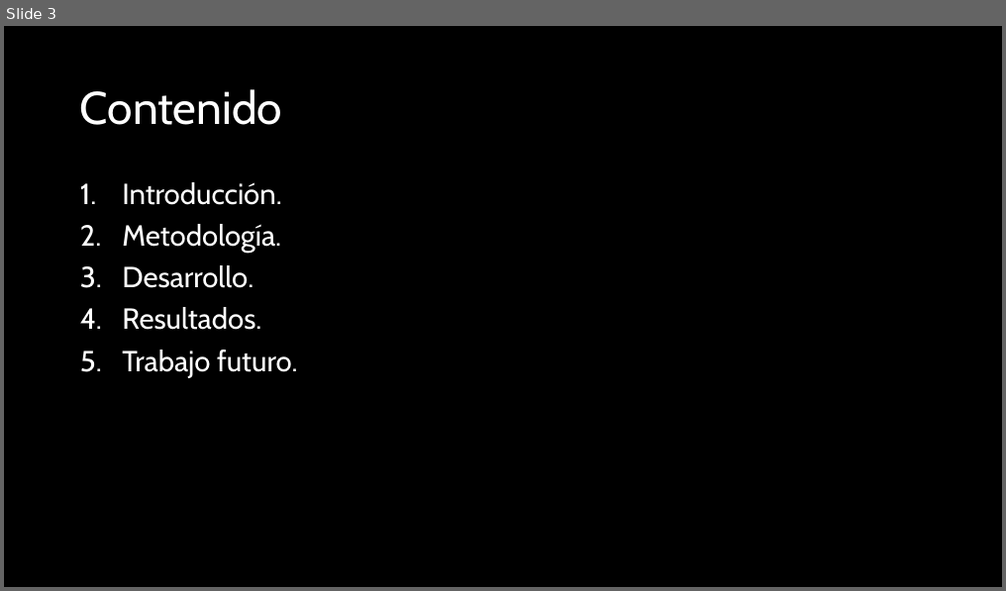
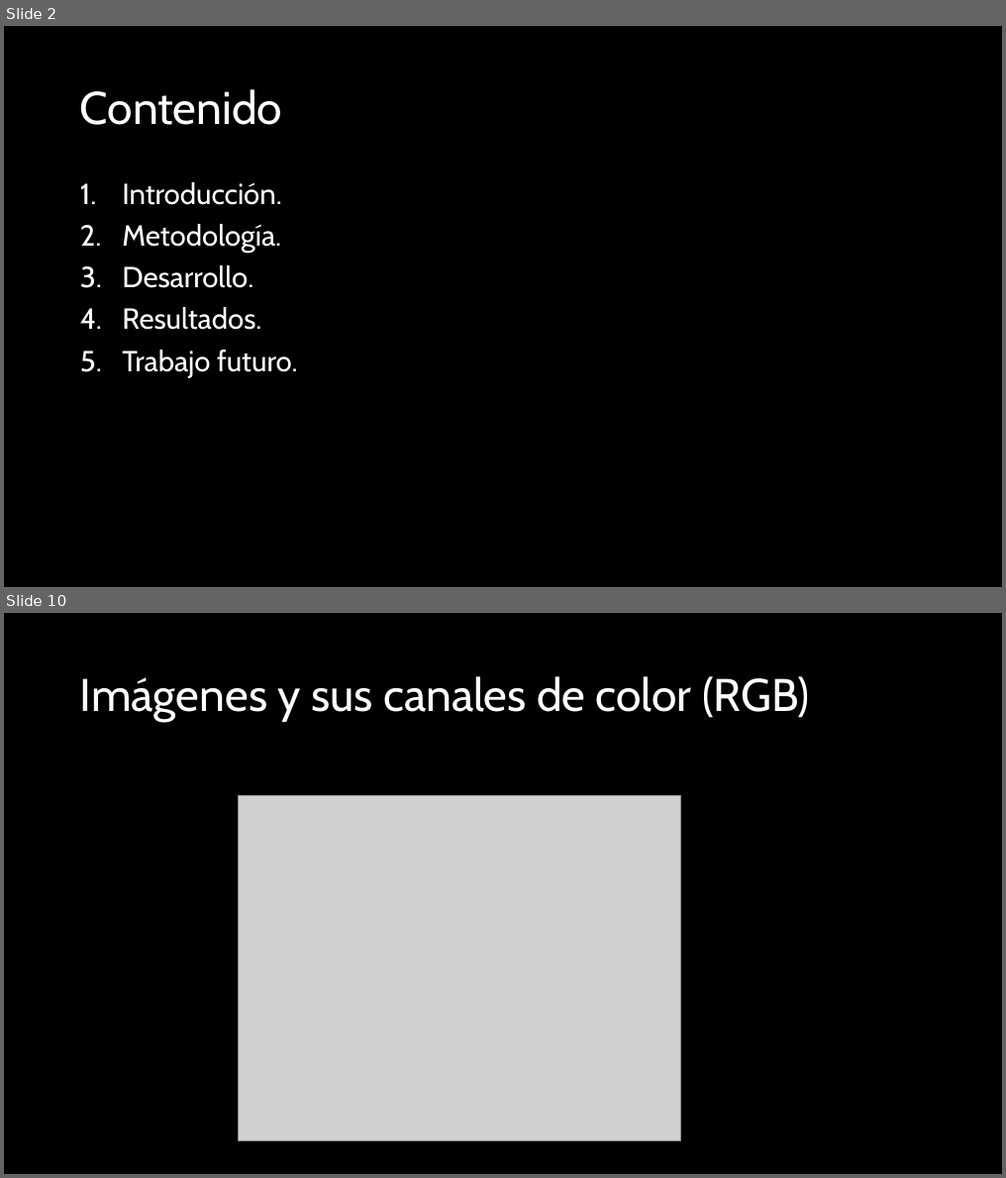
Before and after one commit to adanantonio07A/aprenProfTest, a slide deck: presentation/Introducción al aprendizaje profundo.pptx. Shown one above the other, each under a label of ours: slide 3 before the commit, slides 2 and 10 after it; the slides between them are not shown. The pictures are 1006x591 and 1006x1178 pixels, drawn with LibreOffice and Linux fonts; fonts in the diff are those of the drawing; grey boxes stand for pictures. Boxes give left, top, right and bottom in pixels: in the first picture for what was removed or moved away, otherwise in the second. Text is boxed around its words. In the diff, an @@ line names an element or a change of style, - is before the commit and + after.

```diff
--- a/presentation/Introducción al aprendizaje profundo.pptx
+++ b/presentation/Introducción al aprendizaje profundo.pptx
@@ slide 10 added at <box>4,613,1002,1174</box>, background #000000 @@
@@ title added at <box>80,676,810,722</box>, 44 pt, text #FFFFFF @@
+Imágenes y sus canales de color (RGB)
@@ picture added at <box>239,796,681,1142</box> @@
@@ what was slide 3 is now slide 2 @@
```
Also in this commit, not shown: 3 slides changed, 14 other slides added, 1 slide removed.
